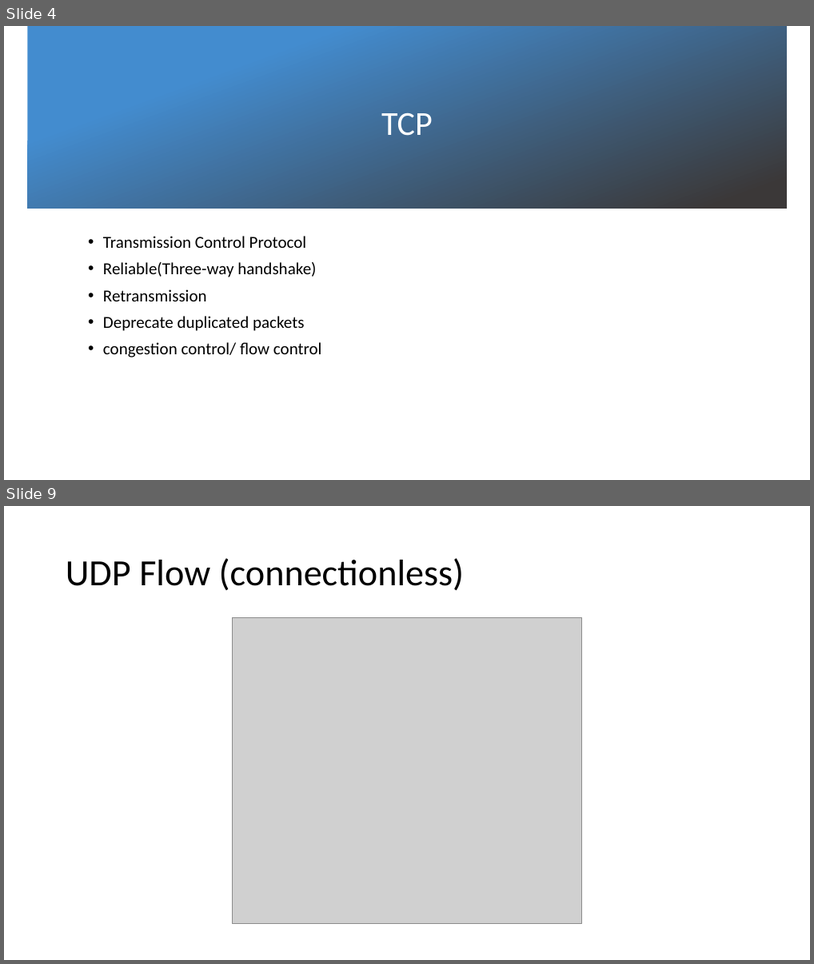
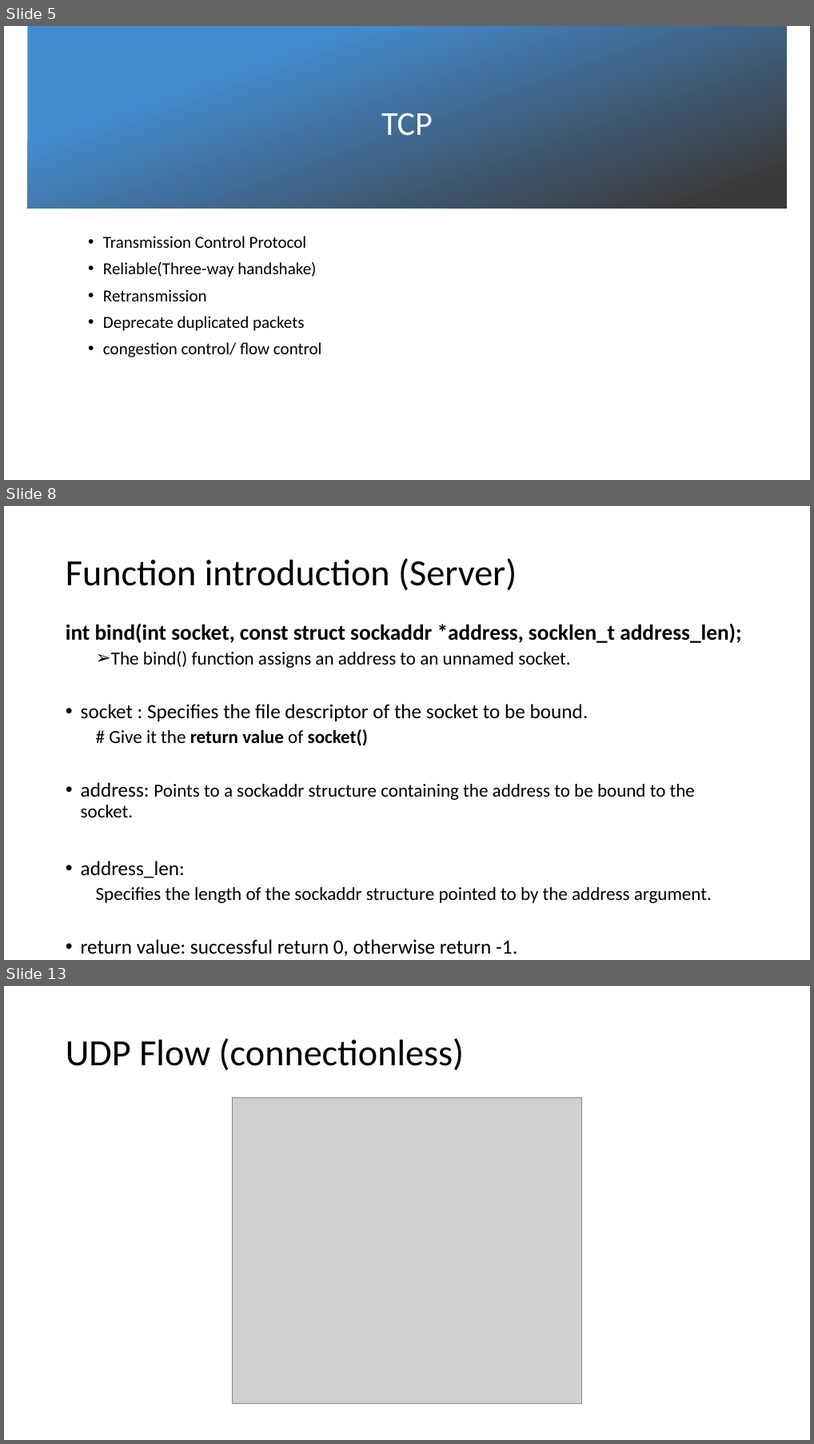
Before and after one commit to BebeShen/NCKU_Course-ComputerCommunication, a slide deck: LABs/lab1/Lab 1 Introduction.pptx. Shown one above the other, each under a label of ours: slides 4 and 9 before the commit, slides 5, 8 and 13 after it; the slides between them are not shown. The pictures are 814x964 and 814x1444 pixels, drawn with LibreOffice and Linux fonts; fonts in the diff are those of the drawing; grey boxes stand for pictures; background and template pictures are left out. Boxes give left, top, right and bottom in pixels: in the first picture for what was removed or moved away, otherwise in the second. Text is boxed around its words. In the diff, an @@ line names an element or a change of style, - is before the commit and + after.

```diff
--- a/LABs/lab1/Lab 1 Introduction.pptx
+++ b/LABs/lab1/Lab 1 Introduction.pptx
@@ slide 8 added at (4, 506, 810, 960), background #FFFFFF @@
@@ title added at (66, 558, 517, 591), 44 pt, text #000000 @@
+Function introduction (Server)
@@ text added at (66, 624, 742, 956), 22 pt, text #000000 @@
+int bind(int socket, const struct sockaddr *address, socklen_t address_len);
+  ➢ The bind() function assigns an address to an unnamed socket.
+• socket : Specifies the file descriptor of the socket to be bound.
+  # Give it the return value of socket()
+• address: Points to a sockaddr structure containing the address to be bound to the socket.
+• address_len:
+  Specifies the length of the sockaddr structure pointed to by the address argument.
+• return value: successful return 0, otherwise return -1.
@@ what was slide 4 is now slide 5 @@
@@ what was slide 9 is now slide 13 @@
```
Also in this commit, not shown: 8 slides changed, 6 other slides added, 2 slides removed, 4 other files.
